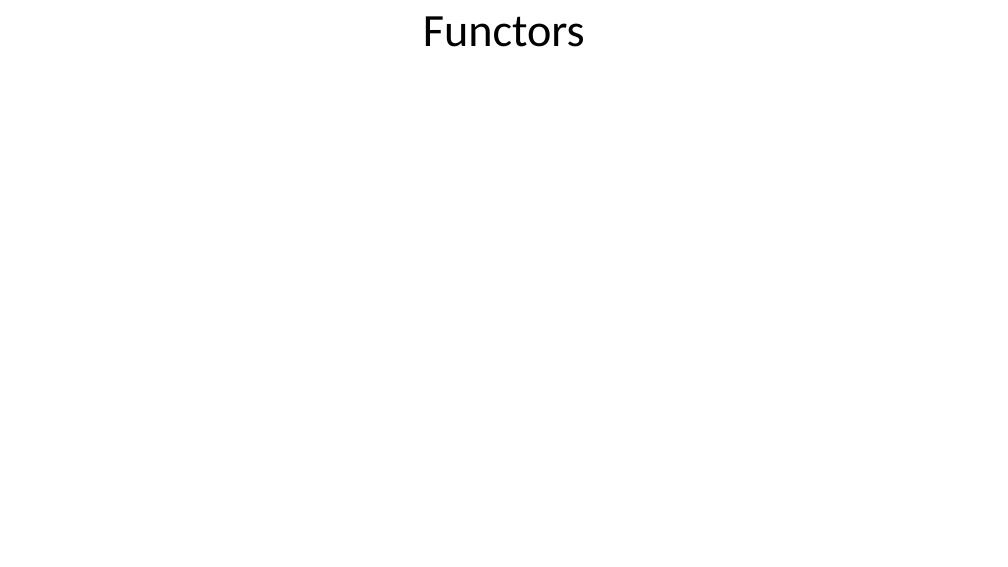
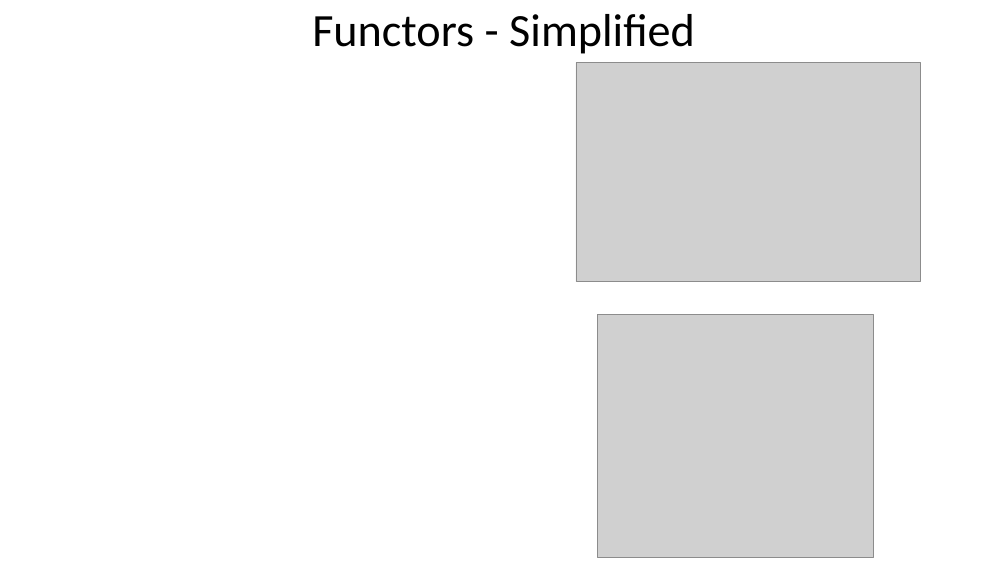
Before and after one commit to LouisJenkinsCS/LLVM-JVM, a slide deck: slide 10 of OPL_Final_Project_Presentation.pptx (slide 6 before the commit). Drawn at 1008x567 pixels with LibreOffice and Linux fonts; fonts in the diff are those of the drawing; grey boxes stand for pictures; background and template pictures are left out. Boxes give left, top, right and bottom in pixels: in the first picture for what was removed or moved away, otherwise in the second. Text is boxed around its words. In the diff, an @@ line names an element or a change of style, - is before the commit and + after.

```diff
--- a/OPL_Final_Project_Presentation.pptx
+++ b/OPL_Final_Project_Presentation.pptx
@@ title at box(312, 14, 695, 54): text changed @@
-Functors
+Functors - Simplified
@@ picture added at box(576, 63, 920, 282) @@
@@ picture added at box(597, 315, 873, 557) @@
```
Also in this commit, not shown: 9 other slides changed, 1 slide added, 2 slides removed.
